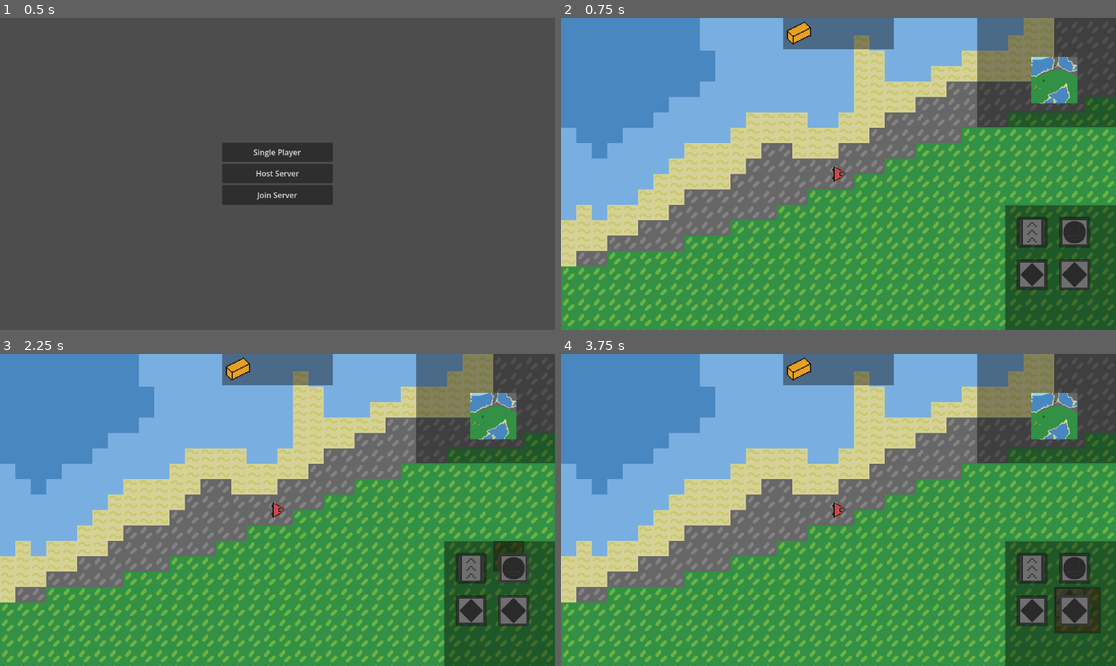
Above: before the commit, frames 1-4 (two rows, left to right).
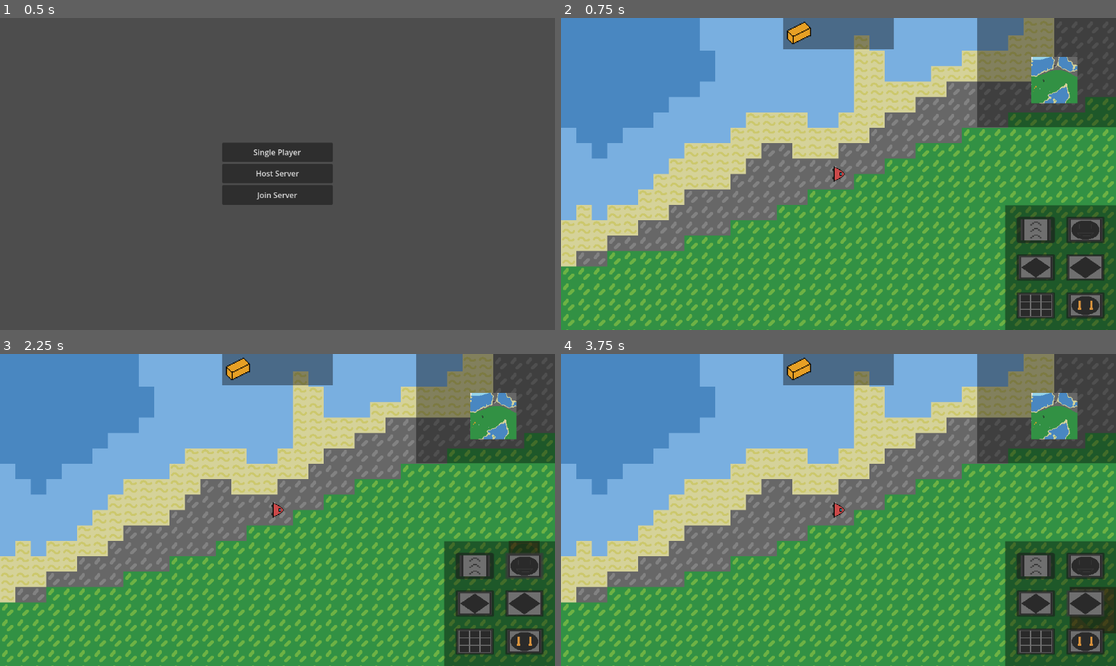
Above: after the commit, the same moments.

Repository: pp1522/Dusty-Mine
Game: Godot game, scene res://Scenes/menu.tscn
The game is run twice, just before and just after one commit, with the same random seed, the same clock (stepped at 60 frames per second) and the same inputs.
Inputs (mouse positions are in pixels of both pictures, inside the frame that each line leads up to; where the layout moved, square brackets give the same spot in the first picture):
- Up to frame 1 (0.5 s): no input
- Up to frame 2 (0.75 s): click "Single Player" at 0.5 s
- Up to frame 3 (2.25 s): click (477, 566) [471, 569] at 1.25 s; click (521, 566) [516, 569] at 2 s
- Up to frame 4 (3.75 s): click (1038, 603) [1032, 609] at 2.75 s; click (1082, 603) [1077, 609] at 3.5 s

Frame 1 is identical in both runs. In frame 2, 3.3% of the frame differs, in the area x 82-98%, y 63-97%; in frame 3, 3.5%; in frame 4, 3.6%, in the area x 82-100%, y 63-97%.

Commit message:
Update GUI

Diff:
--- /dev/null
+++ b/Building_Data/assembling_machine.tres
@@ -0,0 +1,11 @@
+[gd_resource type="Resource" script_class="BuildingButton" format=3 uid="uid://cfenjcqmwk7bt"]
+
+[ext_resource type="Texture2D" uid="uid://5kc4u1l42fyy" path="res://Assets/building/assembling_machine.png" id="1_skbdx"]
+[ext_resource type="Script" uid="uid://x6rcbdr5gv2w" path="res://Scripts/button_type.gd" id="2_56btk"]
+
+[resource]
+script = ExtResource("2_56btk")
+name = "assembling_machine"
+image = ExtResource("1_skbdx")
+size = Vector2(3, 3)
+metadata/_custom_type_script = "uid://x6rcbdr5gv2w"
--- /dev/null
+++ b/Building_Data/barrel.tres
@@ -0,0 +1,11 @@
+[gd_resource type="Resource" script_class="BuildingButton" format=3 uid="uid://djdhrykagi2gg"]
+
+[ext_resource type="Texture2D" uid="uid://brg8tpjcnivq8" path="res://Assets/building/barrel.png" id="1_2noyd"]
+[ext_resource type="Script" uid="uid://x6rcbdr5gv2w" path="res://Scripts/button_type.gd" id="2_5xqgr"]
+
+[resource]
+script = ExtResource("2_5xqgr")
+name = "barrel"
+image = ExtResource("1_2noyd")
+size = Vector2(2, 2)
+metadata/_custom_type_script = "uid://x6rcbdr5gv2w"
--- /dev/null
+++ b/Building_Data/belt.tres
@@ -0,0 +1,10 @@
+[gd_resource type="Resource" script_class="BuildingButton" format=3 uid="uid://xl4i0hmn6w5x"]
+
+[ext_resource type="Texture2D" uid="uid://ccj00ys5tki8p" path="res://Assets/building/belt.png" id="1_au227"]
+[ext_resource type="Script" uid="uid://x6rcbdr5gv2w" path="res://Scripts/button_type.gd" id="2_lipwi"]
+
+[resource]
+script = ExtResource("2_lipwi")
+name = "belt"
+image = ExtResource("1_au227")
+metadata/_custom_type_script = "uid://x6rcbdr5gv2w"
--- /dev/null
+++ b/Building_Data/drill.tres
@@ -0,0 +1,11 @@
+[gd_resource type="Resource" script_class="BuildingButton" format=3 uid="uid://bg2ilm0gmlkgu"]
+
+[ext_resource type="Texture2D" uid="uid://cswgb6s2m1vu5" path="res://Assets/building/drill.png" id="1_vtql8"]
+[ext_resource type="Script" uid="uid://x6rcbdr5gv2w" path="res://Scripts/button_type.gd" id="2_j4enc"]
+
+[resource]
+script = ExtResource("2_j4enc")
+name = "drill"
+image = ExtResource("1_vtql8")
+size = Vector2(2, 2)
+metadata/_custom_type_script = "uid://x6rcbdr5gv2w"
--- /dev/null
+++ b/Building_Data/gun_turret.tres
@@ -0,0 +1,11 @@
+[gd_resource type="Resource" script_class="BuildingButton" format=3 uid="uid://bwmwrr3it138x"]
+
+[ext_resource type="Texture2D" uid="uid://c0vfwjtyw0vl4" path="res://Assets/building/gun_turret.png" id="1_i87jh"]
+[ext_resource type="Script" uid="uid://x6rcbdr5gv2w" path="res://Scripts/button_type.gd" id="2_c27uy"]
+
+[resource]
+script = ExtResource("2_c27uy")
+name = "gun_turret"
+image = ExtResource("1_i87jh")
+size = Vector2(2, 2)
+metadata/_custom_type_script = "uid://x6rcbdr5gv2w"
--- /dev/null
+++ b/Building_Data/vault.tres
@@ -0,0 +1,11 @@
+[gd_resource type="Resource" script_class="BuildingButton" format=3 uid="uid://dg806bn7koym8"]
+
+[ext_resource type="Texture2D" uid="uid://by34c5a65stnj" path="res://Assets/building/vault.png" id="1_l2too"]
+[ext_resource type="Script" uid="uid://x6rcbdr5gv2w" path="res://Scripts/button_type.gd" id="2_dd48r"]
+
+[resource]
+script = ExtResource("2_dd48r")
+name = "vault"
+image = ExtResource("1_l2too")
+size = Vector2(3, 3)
+metadata/_custom_type_script = "uid://x6rcbdr5gv2w"
--- a/Object/gui.tscn
+++ b/Object/gui.tscn
@@ -3,41 +3,16 @@
 [ext_resource type="Script" uid="uid://em4eb0jnytcu" path="res://Scripts/gui.gd" id="1_cbbba"]
 [ext_resource type="Script" uid="uid://c0g4m2pc3g7bs" path="res://Scripts/Building/building_gui.gd" id="2_xsjf8"]
 [ext_resource type="Script" uid="uid://x6rcbdr5gv2w" path="res://Scripts/button_type.gd" id="2_yfyb4"]
-[ext_resource type="Texture2D" uid="uid://ccj00ys5tki8p" path="res://Assets/building/belt.png" id="3_ttf4w"]
-[ext_resource type="Texture2D" uid="uid://cswgb6s2m1vu5" path="res://Assets/building/drill.png" id="4_x1ilv"]
+[ext_resource type="Resource" uid="uid://xl4i0hmn6w5x" path="res://Building_Data/belt.tres" id="4_qfdjt"]
+[ext_resource type="Resource" uid="uid://bg2ilm0gmlkgu" path="res://Building_Data/drill.tres" id="5_1amfi"]
 [ext_resource type="Script" uid="uid://bhb7tfy0i18pw" path="res://Scripts/inventory.gd" id="5_ttf4w"]
-[ext_resource type="Texture2D" uid="uid://brg8tpjcnivq8" path="res://Assets/building/barrel.png" id="6_6ng3o"]
+[ext_resource type="Resource" uid="uid://djdhrykagi2gg" path="res://Building_Data/barrel.tres" id="6_kx7dq"]
 [ext_resource type="Texture2D" uid="uid://chk0h05gkqcq" path="res://Assets/items/copper_ingot.png" id="6_mdw2k"]
-[ext_resource type="Texture2D" uid="uid://by34c5a65stnj" path="res://Assets/building/vault.png" id="7_p3hxs"]
+[ext_resource type="Resource" uid="uid://dg806bn7koym8" path="res://Building_Data/vault.tres" id="7_1hd82"]
 [ext_resource type="Script" uid="uid://2y2rfvvrddfp" path="res://Scripts/resource_type.gd" id="7_xsjf8"]
+[ext_resource type="Resource" uid="uid://cfenjcqmwk7bt" path="res://Building_Data/assembling_machine.tres" id="8_tdig8"]
+[ext_resource type="Resource" uid="uid://bwmwrr3it138x" path="res://Building_Data/gun_turret.tres" id="9_ciigl"]
 [ext_resource type="Script" uid="uid://0pkwohdikd7m" path="res://Scripts/mini_map.gd" id="11_p3hxs"]
-
-[sub_resource type="Resource" id="Resource_yfyb4"]
-script = ExtResource("2_yfyb4")
-name = "belt"
-image = ExtResource("3_ttf4w")
-metadata/_custom_type_script = "uid://x6rcbdr5gv2w"
-
-[sub_resource type="Resource" id="Resource_ttf4w"]
-script = ExtResource("2_yfyb4")
-name = "drill"
-image = ExtResource("4_x1ilv")
-size = Vector2i(2, 2)
-metadata/_custom_type_script = "uid://x6rcbdr5gv2w"
-
-[sub_resource type="Resource" id="Resource_0wwjd"]
-script = ExtResource("2_yfyb4")
-name = "barrel"
-image = ExtResource("6_6ng3o")
-size = Vector2i(2, 2)
-metadata/_custom_type_script = "uid://x6rcbdr5gv2w"
-
-[sub_resource type="Resource" id="Resource_qfdjt"]
-script = ExtResource("2_yfyb4")
-name = "vault"
-image = ExtResource("7_p3hxs")
-size = Vector2i(3, 3)
-metadata/_custom_type_script = "uid://x6rcbdr5gv2w"
 
 [sub_resource type="Resource" id="Resource_lejmp"]
 script = ExtResource("7_xsjf8")
@@ -61,10 +36,7 @@
 anchor_right = 1.0
 anchor_bottom = 1.0
 script = ExtResource("2_xsjf8")
-button = Array[ExtResource("2_yfyb4")]([SubResource("Resource_yfyb4"), SubResource("Resource_ttf4w"), SubResource("Resource_0wwjd"), SubResource("Resource_qfdjt")])
-button_size = null
-button_scale = null
-button_offset = null
+button = Array[ExtResource("2_yfyb4")]([ExtResource("4_qfdjt"), ExtResource("5_1amfi"), ExtResource("6_kx7dq"), ExtResource("7_1hd82"), ExtResource("8_tdig8"), ExtResource("9_ciigl")])
 
 [node name="ColorRect" type="ColorRect" parent="Building" unique_id=560173485]
 layout_mode = 1
--- a/Scripts/Building/building_gui.gd
+++ b/Scripts/Building/building_gui.gd
@@ -5,16 +5,17 @@
 
 @export var button: Array[BuildingButton]
 
-@export var button_per_row: int = 2
-@export var button_size: int = 32
-@export var button_scale: int = 2
-@export var button_offset: int = 24
+@export var button_grid: Vector2i = Vector2i(2, 3)
+@export var button_size: float = 32
+@export var button_offset: float = 24
 
 func _ready():
 	select.emit("")
 
 	var button_pos: Vector2i = Vector2i(0, 0)
-	var button_pos_mul = button_size*button_scale + button_offset
+	var button_scale: Vector2 = Vector2(
+		(size.x-button_offset*(button_grid.x+1))/button_grid.x,
+		(size.y-button_offset*(button_grid.y+1))/button_grid.y)
 	for b in button:
 		var button_node = Button.new()
 		button_node.name = b.name
@@ -22,18 +23,18 @@
 
 		button_node.size.x = b.size.x*button_size + 8
 		button_node.size.y = b.size.y*button_size + 8
-		button_node.position.x = button_pos.x * button_pos_mul + button_offset
-		button_node.position.y = button_pos.y * button_pos_mul + button_offset
+		button_node.position.x = button_pos.x*(button_scale.x+button_offset)+button_offset
+		button_node.position.y = button_pos.y*(button_scale.y+button_offset)+button_offset
 
-		button_node.scale.x = float(button_size)/(b.size.x*button_size+8)*button_scale
-		button_node.scale.y = float(button_size)/(b.size.y*button_size+8)*button_scale
+		button_node.scale.x = button_scale.x/(b.size.x*button_size+8)
+		button_node.scale.y = button_scale.y/(b.size.y*button_size+8)
 
 		button_node.pressed.connect(button_press.bind(button_node))
 
 		add_child(button_node)
 
 		button_pos.x += 1
-		if button_pos.x >= button_per_row:
+		if button_pos.x >= button_grid.x:
 			button_pos.x = 0
 			button_pos.y += 1
 
--- a/Scripts/button_type.gd
+++ b/Scripts/button_type.gd
@@ -4,4 +4,4 @@
 
 @export var name: String
 @export var image: CompressedTexture2D
-@export var size: Vector2i = Vector2i(1, 1)
+@export var size: Vector2 = Vector2(1.0, 1.0)
Binary file added: Assets/building/gun_turret.png
Not shown, added: Assets/building/gun_turret.png.import
